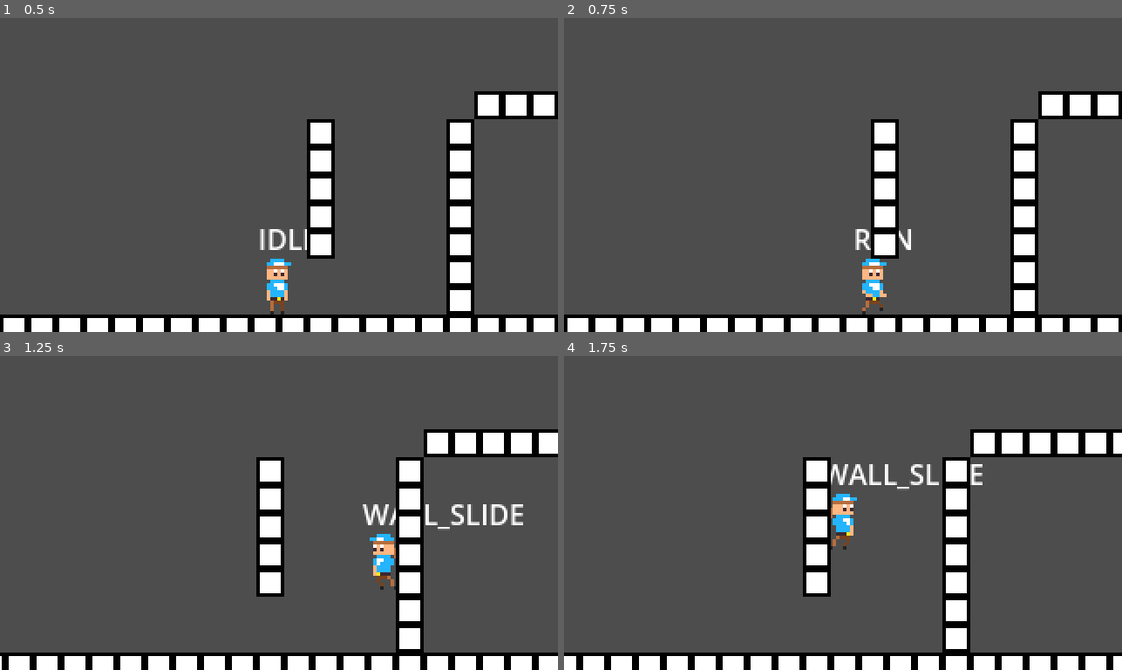
Above: before the commit, frames 1-4 (two rows, left to right).
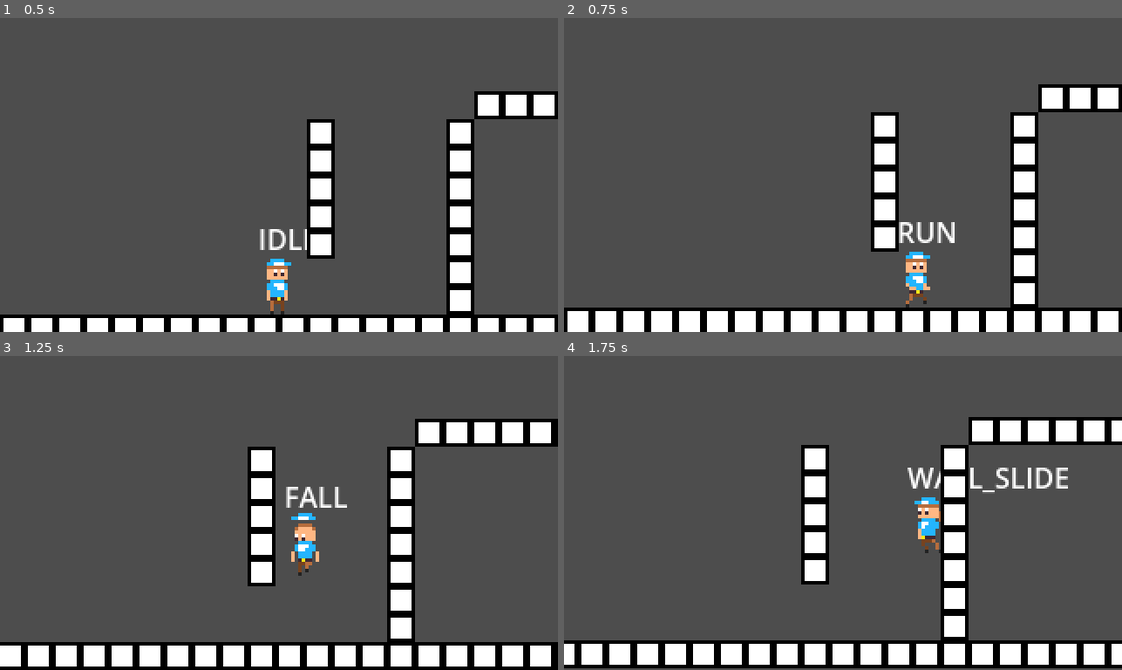
Above: after the commit, the same moments.

Repository: SpicyTime/Post-Haste
Game: Godot game, scene res://game.tscn
Same seed, same stepped clock (60 frames per second), same inputs: the game is played once before the commit and once after it.
Inputs:
- Up to frame 1 (0.5 s): no input
- Up to frame 2 (0.75 s): hold D (move_right) from 0.53 s (still down); hold S (crouch) from 0.53 s (still down)
- Up to frame 3 (1.25 s): keep holding D (move_right); keep holding S (crouch); tap W (jump) at 0.77, 1.07 s; tap Space (dash) at 0.8 s
- Up to frame 4 (1.75 s): keep holding D (move_right); release S (crouch) at 1.28 s; tap Space (dash) at 1.35 s; tap W (jump) at 1.52, 1.55 s

Frame 1 is identical in both runs. In frame 2, 7.7% of the frame differs, in the area x 0-100%, y 21-96%; in frame 3, 17%, in the area x 0-100%, y 20-100%; in frame 4, 15%.

Commit message:
Added coyote time and improved sliding. Removed crouching

Diff:
--- a/player.gd
+++ b/player.gd
@@ -3,9 +3,10 @@
 @onready var right_wall_check: RayCast2D = $RightWallCheck
 @onready var sprite_2d: Sprite2D = $Sprite2D
 @onready var label: Label = $Label
-
-var state_textures: Dictionary = {}
-var state_colliders: Dictionary = {}
+@onready var coyote_timer: Timer = $CoyoteTimer
+
+@export var coyote_time_buffer: float = 0.2
+
 enum PlayerState{
 	IDLE,
 	RUN,
@@ -15,21 +16,27 @@
 	FALL,
 	CROUCH
 }
-var state: PlayerState = PlayerState.IDLE
+
 const GRAVITY: int = 1200
 const MAX_WALK_SPEED: int = 200
+const MAX_CROUCH_SPEED: int = 125
 const ACCEL: int = 1000
 const JUMP_FORCE: int = 325
 const SLIDE_FORCE: int = 225
-const FRICTION: int = 1600
+const FRICTION: int = 1400
 const SLIDE_FRICTION: int = 300
+var state: PlayerState = PlayerState.IDLE
+var state_textures: Dictionary = {}
+var state_colliders: Dictionary = {}
 var is_sliding: bool = false
 var jump_pressed: bool = false
 var slide_pressed: bool = false
 var crouch_pressed: bool = false
 var dash_pressed: bool = false
+var can_coyote: bool = false
 var input_vector: Vector2 = Vector2.ZERO
 var prev_texture: Texture2D
+var prev_state: PlayerState = PlayerState.IDLE
 var jump_chain_time: float = 0.7
 var time_since_wall_jump: float = 0.0
 
@@ -50,11 +57,13 @@
 
 func _process(delta: float) -> void:
 	time_since_wall_jump += delta
+	coyote_timer.wait_time = coyote_time_buffer
 	#Flips sprite based on movement direction
 	if velocity.x > 0:
 		sprite_2d.flip_h = false
 	elif velocity.x < 0:
 		sprite_2d.flip_h = true
+
 func _physics_process(delta: float) -> void:
 	_handle_input()
 	match state:
@@ -70,9 +79,11 @@
 			_process_slide(delta)
 		PlayerState.FALL:
 			_process_fall(delta)
-
+		#PlayerState.CROUCH:
+			#_process_crouch(delta)
 	_update_state()
 	move_and_slide()
+
 func _ready() -> void:
 	#Initializes the dictionary responsible for swapping textures based on the current PlayerState
 	state_textures[PlayerState.IDLE] = preload("res://Assets/Sprites/Player/PlayerIdle.png")
@@ -82,43 +93,42 @@
 	state_textures[PlayerState.JUMP] = preload("res://Assets/Sprites/Player/PlayerJumping.png")
 	state_textures[PlayerState.RUN] = preload("res://Assets/Sprites/Player/PlayerRun.png")
 	state_textures[PlayerState.WALL_SLIDE] = preload("res://Assets/Sprites/Player/PlayerWallSliding.png")
-	var crouch_collider_shape: CapsuleShape2D = CapsuleShape2D.new()
-	crouch_collider_shape.height = 20
-	crouch_collider_shape.radius = 7
-	state_colliders[PlayerState.CROUCH] = crouch_collider_shape
+
 
 func _handle_input() -> void:
+	var fall_accel: int = 10
 	#Gets the input direction
 	input_vector = Vector2.ZERO
 	if Input.is_action_pressed("move_right"):
 		input_vector.x = 1
 	elif Input.is_action_pressed("move_left"):
 		input_vector.x = -1
+	if Input.is_key_pressed(KEY_S):
+		velocity.y += fall_accel
 	#Checks if certain actions are being pressed
-	dash_pressed = Input.is_action_just_pressed("dash")
-	crouch_pressed = Input.is_action_pressed("crouch")
-	slide_pressed = input_vector.x != 0 and dash_pressed and crouch_pressed
+	crouch_pressed = Input.is_action_just_pressed("crouch")
+	slide_pressed = input_vector.x != 0  and crouch_pressed
 	jump_pressed = Input.is_action_just_pressed("jump")
 
-	if slide_pressed and is_on_floor():
-		state = PlayerState.SLIDE
+	if jump_pressed and (is_on_floor()  or can_coyote):
+		if prev_state == PlayerState.SLIDE:
+			is_sliding = false
+			velocity.y = -JUMP_FORCE + -20
+		else:
+			velocity.y = -JUMP_FORCE
+
+	if slide_pressed and is_on_floor() and not is_sliding:
 		velocity.x += input_vector.x * SLIDE_FORCE
 		is_sliding = true
 
 	#Checks if the player's input direction is not the current direction of the velocity while sliding
 	#If true the slide is cancelled and the player is slowed down and put in the RUN state
 	if is_sliding and ((input_vector.x < 0 and velocity.x > 0) or (input_vector.x > 0 and velocity.x < 0)):
-		state = PlayerState.RUN
 		is_sliding = false
 		velocity.x /= 1.5
-	if jump_pressed and is_on_floor():
-		velocity.y += -JUMP_FORCE
-		state = PlayerState.JUMP
-
 	elif _is_touching_wall_only():
 		if jump_pressed and (state == PlayerState.WALL_SLIDE or time_since_wall_jump <= jump_chain_time):
 			_perform_wall_jump()
-			state = PlayerState.JUMP
 
 func _process_idle(delta: float) -> void:
 	velocity.x = move_toward(velocity.x, 0, FRICTION * delta)
@@ -138,12 +148,16 @@
 		velocity.x = move_toward(velocity.x, input_vector.x * MAX_WALK_SPEED, ACCEL * delta)
 	else:
 		velocity.x = move_toward(velocity.x, 0, FRICTION * delta)
+
 func _process_slide(delta: float) -> void:
 	velocity.x = move_toward(velocity.x, 0, SLIDE_FRICTION * delta)
 	velocity.y += GRAVITY * delta
 
 func _process_wall_slide(delta: float) -> void:
 	velocity.y = min(velocity.y + GRAVITY * delta, 30)
+
+#func _process_crouch(delta: float) -> void:
+	#velocity.x = move_toward(velocity.x, input_vector.x * MAX_CROUCH_SPEED, ACCEL * delta)
 #This is used for displaying the state above the players head
 func get_state_name(player_state: PlayerState) -> String:
 	match player_state:
@@ -158,12 +172,8 @@
 #Changes the collider size based on the current state
 func _swap_collider(player_state: PlayerState) -> void:
 	$RegCollider.disabled = true
-	$CrouchCollider.disabled = true
 	$SlideCollider.disabled = true
-	if player_state == PlayerState.CROUCH:
-		$CrouchCollider.disabled = false
-		global_position.y += 8
-	elif player_state == PlayerState.SLIDE:
+	if player_state == PlayerState.SLIDE:
 		$SlideCollider.disabled = false
 		global_position.y += 8
 	else:
@@ -174,16 +184,16 @@
 		(input_vector.x > 0 and _is_on_right_wall()) or
 		(input_vector.x < 0 and _is_on_left_wall())
 	) and not is_on_floor()
+
 func _is_touching_wall_only() -> bool:
 	return (_is_on_right_wall() or _is_on_left_wall()) and not is_on_floor()
 
 func _update_state() -> void:
+	prev_state = state
 	#Handles all the basic floor states
 	if is_on_floor() and not is_sliding:
-		if input_vector.x == 0 and not crouch_pressed:
+		if input_vector.x == 0 :
 			state = PlayerState.IDLE
-		elif input_vector.x == 0 and crouch_pressed:
-			state = PlayerState.CROUCH
 		else:
 			state = PlayerState.RUN
 	#Handles the sliding state
@@ -200,16 +210,15 @@
 		elif input_vector.x != 0 and abs(velocity.x) < MAX_WALK_SPEED:
 			state = PlayerState.RUN
 			is_sliding = false
-
 	elif _check_wall_slide_manual() or ( _is_touching_wall_only() and time_since_wall_jump <= jump_chain_time):
 		state = PlayerState.WALL_SLIDE
-
-	elif slide_pressed:
-		state = PlayerState.SLIDE
-	elif velocity.y < 0:
+	elif velocity.y < 0 or jump_pressed:
 		state = PlayerState.JUMP
 	else:
 		state = PlayerState.FALL
+		if prev_state != PlayerState.JUMP and prev_state != PlayerState.FALL and prev_state != PlayerState.WALL_SLIDE:
+			coyote_timer.start()
+			can_coyote = true
 	#Swaps textures and colliders based on the current PlayerState
 	if prev_texture != state_textures.get(state):
 		label.text = get_state_name(state)
@@ -217,3 +226,6 @@
 			sprite_2d.texture = state_textures.get(state)
 			prev_texture = state_textures.get(state)
 			_swap_collider(state)
+
+func _on_coyote_timer_timeout() -> void:
+	can_coyote = false
--- a/player.tscn
+++ b/player.tscn
@@ -27,6 +27,7 @@
 shape = SubResource("CapsuleShape2D_onrkg")
 
 [node name="SlideCollider" type="CollisionShape2D" parent="."]
+visible = false
 position = Vector2(2, 1)
 rotation = 1.5708
 shape = SubResource("CapsuleShape2D_i3pqv")
@@ -51,3 +52,7 @@
 offset_top = -39.0
 offset_right = 12.0
 offset_bottom = -16.0
+
+[node name="CoyoteTimer" type="Timer" parent="."]
+
+[connection signal="timeout" from="CoyoteTimer" to="." method="_on_coyote_timer_timeout"]
